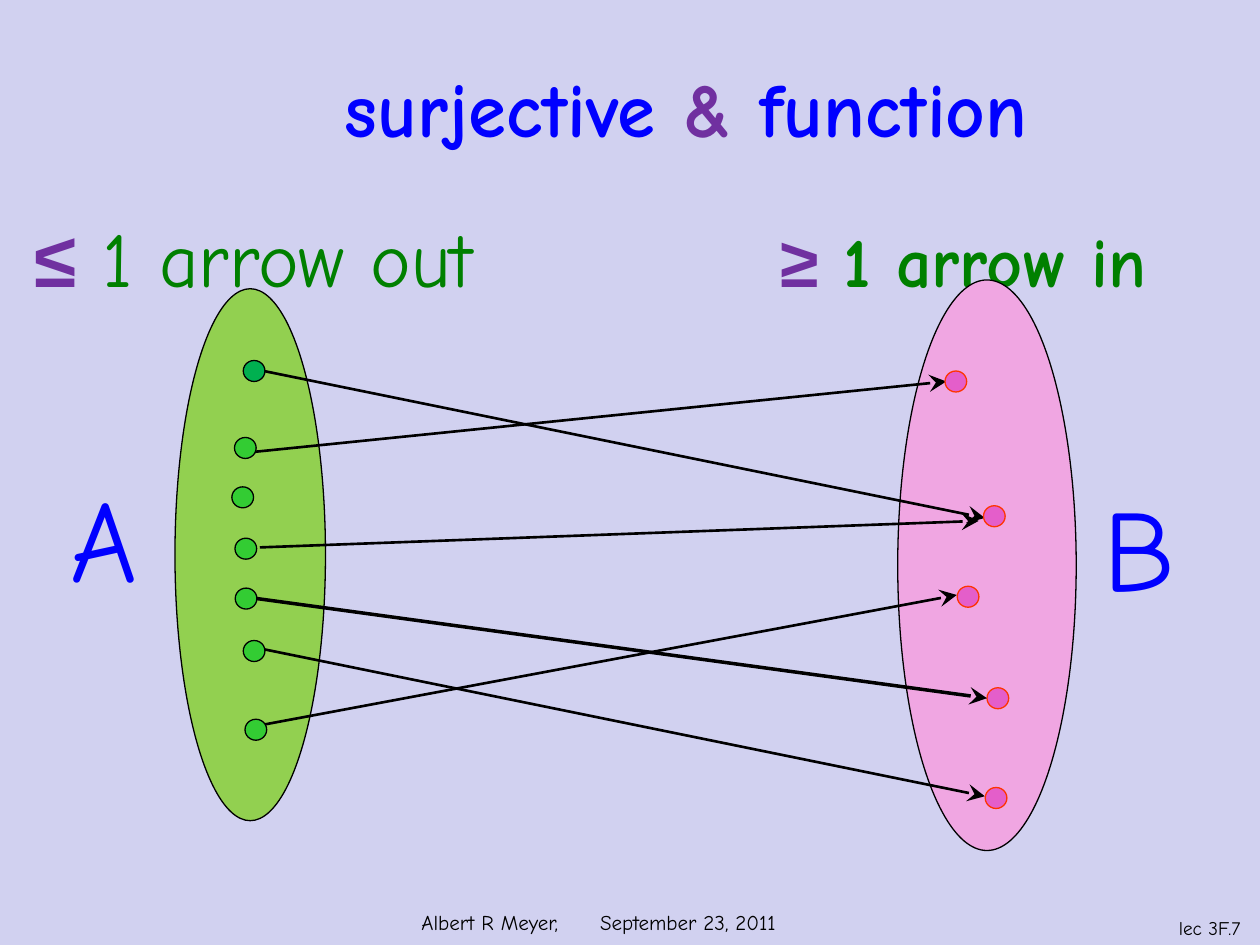
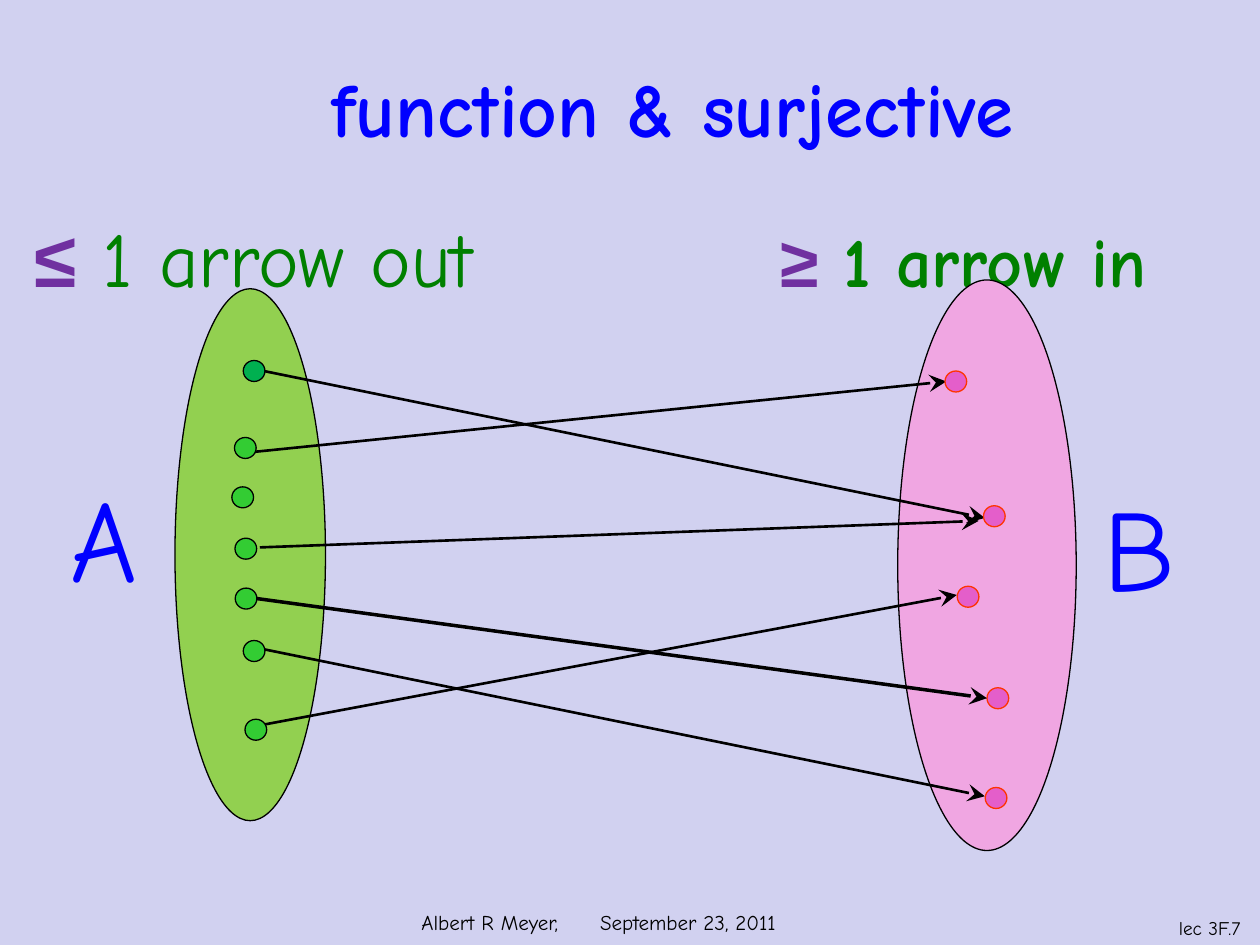
Before and after one commit to armeyer/mcs_web, a slide deck: slide 7 of fall11/slidesF11/slides3f.pptx. Drawn at 1260x945 pixels with LibreOffice and Linux fonts; fonts in the diff are those of the drawing; background and template pictures are left out. Boxes give left, top, right and bottom in pixels: in the first picture for what was removed or moved away, otherwise in the second. Text is boxed around its words. In the diff, an @@ line names an element or a change of style, - is before the commit and + after.

```diff
--- a/fall11/slidesF11/slides3f.pptx
+++ b/fall11/slidesF11/slides3f.pptx
@@ title at bbox=[331, 85, 1013, 150]: text changed @@
-surjective & function
+function & surjective
```
Also in this commit, not shown: 8 other slides changed, 1 other file.
